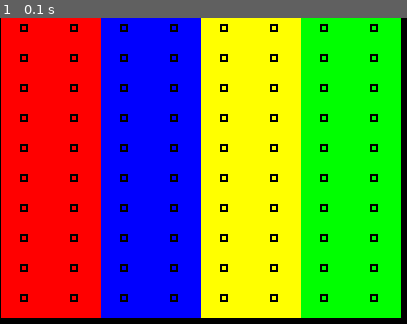
Above: before the commit, frame 1.
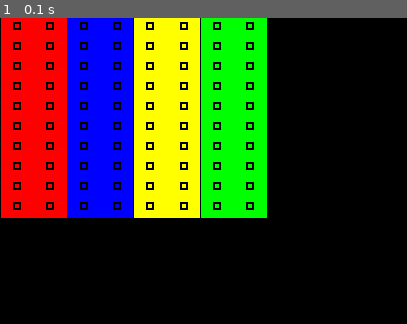
Above: after the commit, the same moment.

Repository: daniellinye/HRINFG3
Game: pygame game, started from Test_Files/location test.py
Same seed, same stepped clock (60 frames per second), same inputs: the game is played once before the commit and once after it.
Inputs:
- Up to frame 1 (0.1 s): no input

The runs differ from the first frame. In frame 1, 80% of the frame differs, in the area x 0-99%, y 0-99%.

Commit message:
made sql insterter class

Diff:
--- a/Test_Files/databaseInsert.py
+++ b/Test_Files/databaseInsert.py
@@ -0,0 +1,11 @@
+
+class SQLInsterter:
+    def __init__(self):
+        self.list = []
+        self.table = ""
+        self.values = []
+
+    def printlist(self):
+        for i in range (0,len(self.values)):
+            for items in self.list:
+                print("INSTERT INTO {} ".format(self.table) + "({})".format(self.values))
--- a/Test_Files/location test.py
+++ b/Test_Files/location test.py
@@ -80,7 +80,7 @@
             self.screen.fill((0,0,0))
 
 
-            menu = Sections(self.screen, self.width/2, self.height/2)
+            menu = Sections(self.screen, self.width/3, self.height/3)
 
 
             # must also flip backscreen
